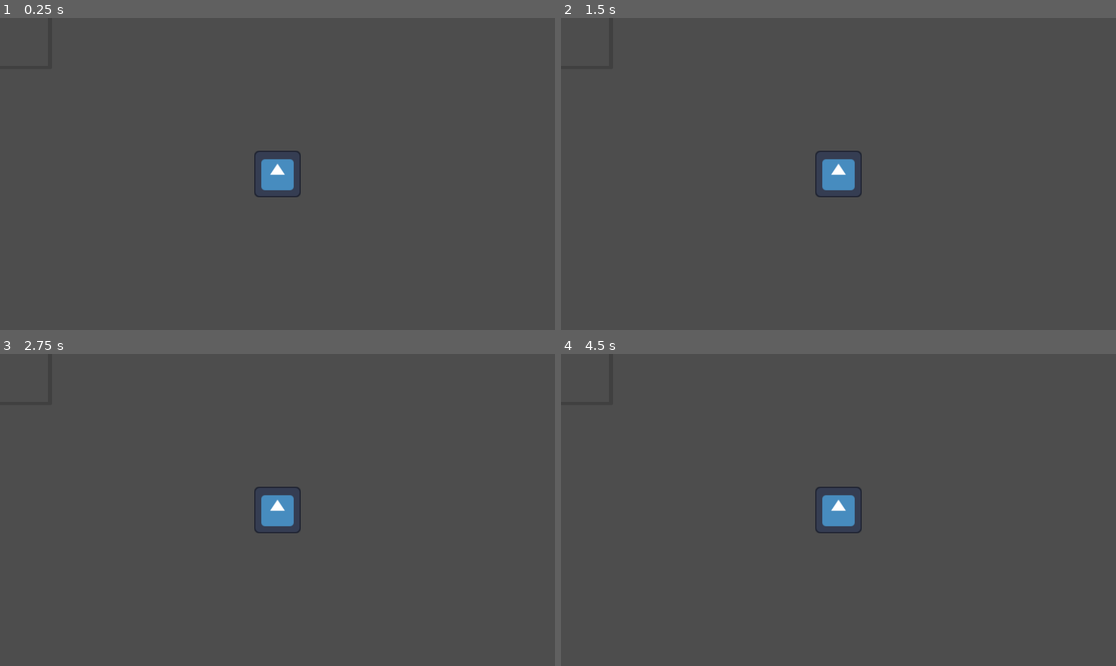
Above: before the commit, frames 1-4 (two rows, left to right).
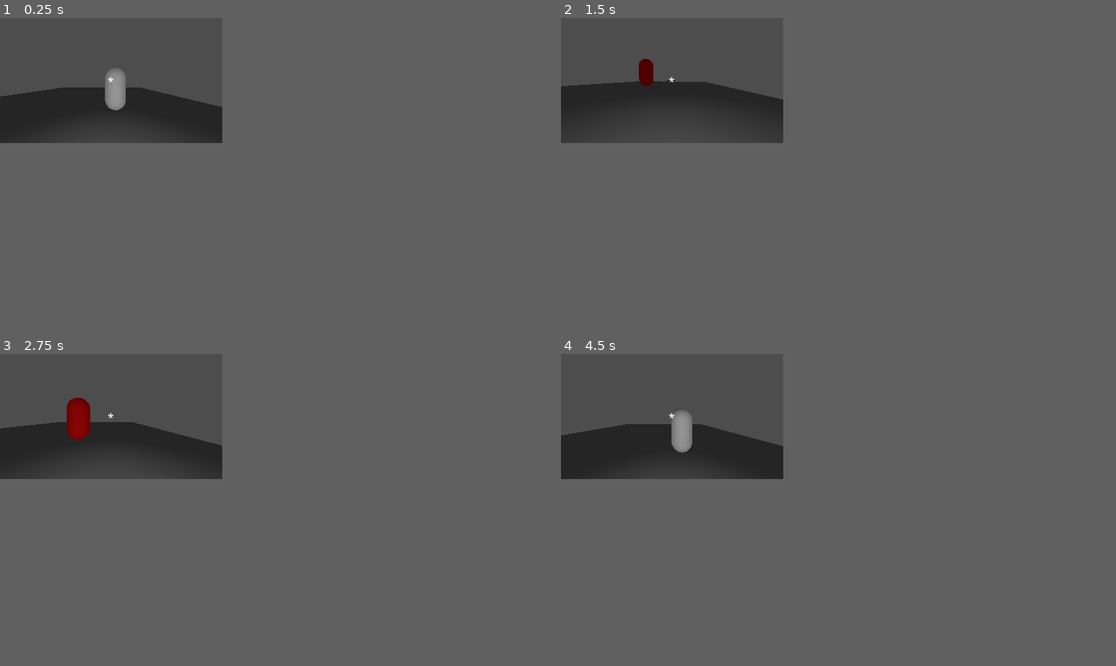
Above: after the commit, the same moments.

Repository: influenza-dotcom/3D-RPG
Game: Godot game, scene res://game.tscn
Same seed, same stepped clock (60 frames per second), same inputs: the game is played once before the commit and once after it. Before the commit the project starts from res://test.tscn. The engine's default icon, where the game draws it, is replaced by a stand-in: a white triangle on a blue panel in a dark square.
Inputs (mouse positions are in pixels of both pictures, inside the frame that each line leads up to):
- Up to frame 1 (0.25 s): no input
- Up to frame 2 (1.5 s): move the mouse to (960, 158) at 0.52 s; press the mouse at (960, 158) at 0.53 s; hold D (right, bound only after the commit) 0.53-1.28 s; tap End (ui_end) at 0.6 s; tap Space (jump, bound only after the commit) at 0.77, 1.07 s; move the mouse to (727, 189) at 1.27 s; release the mouse at (727, 189) at 1.28 s; hold S (backward, bound only after the commit) from 1.28 s (still down); click (727, 189) at 1.35 s
- Up to frame 3 (2.75 s): tap Space (jump, bound only after the commit) at 1.52, 1.55, 1.82, 2.1 s; move the mouse to (333, 441) at 2.02 s; release S (backward, bound only after the commit) at 2.03 s; hold D (right, bound only after the commit) from 2.03 s (still down); tap End (ui_end) at 2.3 s
- Up to frame 4 (4.5 s): move the mouse to (810, 572) at 2.77 s; release D (right, bound only after the commit) at 2.78 s; hold W (forward, bound only after the commit) 2.78-3.53 s; tap End (ui_end) at 2.85, 4.35 s; tap Space (jump, bound only after the commit) at 3.02, 3.32, 3.77, 3.8, 4.07 s; click (810, 572) at 3.05 s; move the mouse to (1005, 556) at 3.52 s; press the mouse at (1005, 556) at 3.53 s; hold A (left, bound only after the commit) from 3.53 s (still down); move the mouse to (672, 463) at 4.27 s; release the mouse at (672, 463) at 4.28 s
In our replay, the window is 799x449 before the commit and 320x180 after it. These sizes can differ from the game's own. Grey fills any space a smaller window leaves; there, only what the larger window draws over its background counts as a difference.

The runs differ from the first frame. In frame 1, 6.3% of the frame differs, in the area x 0-55%, y 16-58%; in frame 2, 5.1%; in frame 3, 5.8%; in frame 4, 6.5%, in the area x 0-55%, y 18-58%.

Commit message:
fpscontroller

Diff:
--- /dev/null
+++ b/Character.tscn
@@ -0,0 +1,6 @@
+[gd_scene format=3 uid="uid://d2ws0yosbfcyf"]
+
+[ext_resource type="Script" uid="uid://cuu5lm5g6s8lo" path="res://character.gd" id="1_oolk3"]
+
+[node name="Character" type="CharacterBody3D" unique_id=746534847]
+script = ExtResource("1_oolk3")
--- /dev/null
+++ b/Level.tscn
@@ -0,0 +1,38 @@
+[gd_scene format=3 uid="uid://cpn8qmhr8lpur"]
+
+[ext_resource type="PackedScene" uid="uid://u4d1weoodfyl" path="res://Player.tscn" id="1_bexhn"]
+[ext_resource type="PackedScene" uid="uid://c733c8r3f3cqi" path="res://enemy.tscn" id="2_t7iv1"]
+
+[sub_resource type="WorldBoundaryShape3D" id="WorldBoundaryShape3D_5xgho"]
+
+[sub_resource type="PlaneMesh" id="PlaneMesh_u52ul"]
+size = Vector2(20, 20)
+
+[sub_resource type="BoxMesh" id="BoxMesh_bexhn"]
+
+[sub_resource type="Environment" id="Environment_t7iv1"]
+
+[node name="Level" type="Node3D" unique_id=1728955352]
+
+[node name="StaticBody3D" type="StaticBody3D" parent="." unique_id=1054070802]
+collision_layer = 2
+
+[node name="CollisionShape3D" type="CollisionShape3D" parent="StaticBody3D" unique_id=927007893]
+shape = SubResource("WorldBoundaryShape3D_5xgho")
+
+[node name="MeshInstance3D" type="MeshInstance3D" parent="." unique_id=1572770902]
+layers = 2
+mesh = SubResource("PlaneMesh_u52ul")
+
+[node name="MeshInstance3D" type="MeshInstance3D" parent="MeshInstance3D" unique_id=953596688]
+transform = Transform3D(0.94968677, -0.22799963, -0.21473533, 0.23344538, 0.9723699, 0, 0.20880218, -0.05012897, 0.9766723, 3.3485107, 0.21663046, -0.2338624)
+mesh = SubResource("BoxMesh_bexhn")
+
+[node name="Player" parent="." unique_id=1004389063 instance=ExtResource("1_bexhn")]
+transform = Transform3D(1, 0, 0, 0, 1, 0, 0, 0, 1, 2.4656072, 2.0878973, 6.608121)
+
+[node name="WorldEnvironment" type="WorldEnvironment" parent="." unique_id=344457251]
+environment = SubResource("Environment_t7iv1")
+
+[node name="Enemy" parent="." unique_id=1904915421 instance=ExtResource("2_t7iv1")]
+transform = Transform3D(1, 0, 0, 0, 1, 0, 0, 0, 1, 2.6711369, 1.4112024, 3.5625772)
--- /dev/null
+++ b/Player.tscn
@@ -0,0 +1,54 @@
+[gd_scene format=3 uid="uid://u4d1weoodfyl"]
+
+[ext_resource type="Script" uid="uid://casooqe01qj65" path="res://player.gd" id="1_xhfnw"]
+[ext_resource type="Script" uid="uid://k7w54ftj4cv6" path="res://attack.gd" id="2_e80uo"]
+[ext_resource type="Script" uid="uid://s33f6uge5lrq" path="res://mouse_input.gd" id="2_kpjcp"]
+[ext_resource type="Script" uid="uid://dai27h6juqwq4" path="res://inventory.gd" id="2_tdg3f"]
+[ext_resource type="Resource" uid="uid://1hb6seg5fr6s" path="res://pistol.tres" id="3_dtqjt"]
+[ext_resource type="Script" uid="uid://c4kxwn8enjkw" path="res://head.gd" id="3_kne1u"]
+[ext_resource type="Script" uid="uid://6rkb0tvvxd15" path="res://projectile_spawner.gd" id="5_cxr5p"]
+[ext_resource type="Script" uid="uid://24ipue4s7tg2" path="res://player_debug.gd" id="8_5ncpa"]
+
+[sub_resource type="CapsuleShape3D" id="CapsuleShape3D_mf4mk"]
+
+[node name="Player" type="CharacterBody3D" unique_id=1004389063]
+collision_mask = 2
+script = ExtResource("1_xhfnw")
+
+[node name="Inventory" type="Node3D" parent="." unique_id=1356118778]
+script = ExtResource("2_tdg3f")
+equipped_weapon = ExtResource("3_dtqjt")
+
+[node name="CollisionShape3D" type="CollisionShape3D" parent="." unique_id=67716590]
+shape = SubResource("CapsuleShape3D_mf4mk")
+
+[node name="Attack" type="Node3D" parent="." unique_id=2055883099 node_paths=PackedStringArray("muzzle")]
+script = ExtResource("2_e80uo")
+muzzle = NodePath("../Head/Muzzle")
+
+[node name="MouseInput" type="Node3D" parent="." unique_id=341331582]
+script = ExtResource("2_kpjcp")
+
+[node name="Head" type="Node3D" parent="." unique_id=1021047482]
+script = ExtResource("3_kne1u")
+
+[node name="Camera3D" type="Camera3D" parent="Head" unique_id=466122816]
+current = true
+fov = 90.0
+
+[node name="OmniLight3D" type="OmniLight3D" parent="Head/Camera3D" unique_id=873113548]
+transform = Transform3D(1, 0, 0, 0, 1, 0, 0, 0, 1, 0, -0.56095266, 0.62729067)
+
+[node name="Muzzle" type="Marker3D" parent="Head" unique_id=2078084539]
+transform = Transform3D(1, 0, 0, 0, 1, 0, 0, 0, 1, 0.3, -0.2, -0.5)
+
+[node name="ProjectileSpawner" type="Node3D" parent="." unique_id=518438632]
+script = ExtResource("5_cxr5p")
+
+[node name="PlayerDebug" type="Node3D" parent="." unique_id=1249552217]
+script = ExtResource("8_5ncpa")
+
+[connection signal="spawn_projectile" from="Attack" to="ProjectileSpawner" method="spawn_projectile"]
+[connection signal="attack" from="MouseInput" to="Attack" method="_on_mouse_input_attack"]
+[connection signal="rotate" from="MouseInput" to="." method="_on_mouse_input_rotate"]
+[connection signal="rotate" from="MouseInput" to="Head" method="_on_mouse_input_rotate"]
--- /dev/null
+++ b/Projectile.tscn
@@ -0,0 +1,35 @@
+[gd_scene format=3 uid="uid://bfshtxa6mrb75"]
+
+[ext_resource type="Script" uid="uid://b0lsts6f545k2" path="res://projectile.gd" id="1_a85iw"]
+
+[sub_resource type="SphereMesh" id="SphereMesh_akgne"]
+radius = 0.05
+height = 0.1
+
+[sub_resource type="StandardMaterial3D" id="StandardMaterial3D_t7eop"]
+transparency = 1
+cull_mode = 1
+no_depth_test = true
+emission_enabled = true
+emission = Color(1, 0.7294118, 0, 1)
+emission_energy_multiplier = 16.0
+subsurf_scatter_enabled = true
+
+[sub_resource type="SphereShape3D" id="SphereShape3D_a85iw"]
+radius = 0.05
+
+[node name="Projectile" type="RigidBody3D" unique_id=2067444128]
+collision_mask = 2
+contact_monitor = true
+max_contacts_reported = 1
+script = ExtResource("1_a85iw")
+
+[node name="MeshInstance3D" type="MeshInstance3D" parent="." unique_id=1548973859]
+transform = Transform3D(0.01, 0, 0, 0, 0.01, 0, 0, 0, 6, 0, 0, 0.44855142)
+mesh = SubResource("SphereMesh_akgne")
+surface_material_override/0 = SubResource("StandardMaterial3D_t7eop")
+
+[node name="CollisionShape3D" type="CollisionShape3D" parent="." unique_id=2107624848]
+shape = SubResource("SphereShape3D_a85iw")
+
+[connection signal="body_entered" from="." to="." method="_on_body_entered"]
--- /dev/null
+++ b/attack.gd
@@ -0,0 +1,46 @@
+extends Node3D
+
+signal spawn_projectile(_from, _direction, _visual_only: bool)
+
+@export var muzzle: Node3D
+
+var current_weapon: Weapon
+
+var inventory: Node3D
+
+func get_inventory():
+	inventory = get_parent().get_node("Inventory")
+	inventory.weapon_changed.connect(_on_weapon_changed)
+	current_weapon = inventory.equipped_weapon
+
+
+func _ready() -> void:
+	get_inventory()
+	print("current weapon: ", current_weapon)
+
+func _on_weapon_changed(_weapon: Weapon):
+	current_weapon = _weapon
+
+func _on_mouse_input_attack(_camera: Camera3D) -> void:
+	if not current_weapon:
+		return
+
+	var _space_state = get_world_3d().direct_space_state
+	var _center = get_viewport().get_visible_rect().size / 2.0
+	var _from = _camera.project_ray_origin(_center)
+	var _direction = -_camera.global_transform.basis.z
+	var _to = _from + _direction * current_weapon.effective_range
+
+	var _query = PhysicsRayQueryParameters3D.create(_from, _to)
+	_query.exclude = [get_parent()]
+	var _result = _space_state.intersect_ray(_query)
+
+	var _spawn_point = muzzle.global_position if muzzle else _from
+
+	if _result:
+		print("Hit: ", _result.collider.name)
+		if _result.collider.has_method("take_damage"):
+			_result.collider.take_damage(current_weapon.damage)
+			spawn_projectile.emit(_spawn_point, _direction, true)
+	else:
+		spawn_projectile.emit(_spawn_point, _direction, false)
--- /dev/null
+++ b/character.gd
@@ -0,0 +1,25 @@
+class_name Character
+extends CharacterBody3D
+
+signal damaged(current_hp: float, max_hp: float)
+signal died()
+
+@export var max_hp: int = 10
+var hp: int
+
+func _ready():
+	hp = max_hp
+
+func take_damage(_amount: int):
+	hp -= _amount
+	damaged.emit(hp, max_hp)
+	if hp <= 0.0:
+		die()
+
+func die():
+	died.emit()
+	queue_free()
+
+func heal(_amount: int):
+	hp = min(hp + _amount, max_hp)
+	damaged.emit(hp, max_hp)
--- /dev/null
+++ b/enemy.tscn
@@ -0,0 +1,27 @@
+[gd_scene format=3 uid="uid://c733c8r3f3cqi"]
+
+[ext_resource type="Script" uid="uid://cuu5lm5g6s8lo" path="res://character.gd" id="1_7k104"]
+[ext_resource type="Script" uid="uid://187xjjfs6hkr" path="res://flash.gd" id="2_4gyqm"]
+
+[sub_resource type="CapsuleShape3D" id="CapsuleShape3D_4gyqm"]
+
+[sub_resource type="StandardMaterial3D" id="StandardMaterial3D_4gyqm"]
+
+[sub_resource type="CapsuleMesh" id="CapsuleMesh_7k104"]
+material = SubResource("StandardMaterial3D_4gyqm")
+
+[node name="Enemy" type="CharacterBody3D" unique_id=1904915421]
+collision_layer = 2
+script = ExtResource("1_7k104")
+metadata/_custom_type_script = "uid://cuu5lm5g6s8lo"
+
+[node name="CollisionShape3D" type="CollisionShape3D" parent="." unique_id=1547146335]
+shape = SubResource("CapsuleShape3D_4gyqm")
+
+[node name="Mesh" type="MeshInstance3D" parent="." unique_id=195095158]
+mesh = SubResource("CapsuleMesh_7k104")
+
+[node name="Flash" type="Node3D" parent="." unique_id=1223745730]
+script = ExtResource("2_4gyqm")
+
+[connection signal="damaged" from="." to="Flash" method="_on_enemy_damaged"]
--- /dev/null
+++ b/flash.gd
@@ -0,0 +1,14 @@
+extends Node3D
+
+@onready var mesh: MeshInstance3D = $"../Mesh"
+
+func _on_enemy_damaged(_current_hp: float, _max_hp: float) -> void:
+	flash()
+
+func flash():
+	var mat = mesh.get_active_material(0)
+	if not mat:
+		return
+	mat.albedo_color = Color.RED
+	await get_tree().create_timer(0.1).timeout
+	mat.albedo_color = Color.WHITE
--- /dev/null
+++ b/game.tscn
@@ -0,0 +1,25 @@
+[gd_scene format=3 uid="uid://bqyixxjj6vjpr"]
+
+[ext_resource type="PackedScene" uid="uid://cpn8qmhr8lpur" path="res://Level.tscn" id="1_80nbo"]
+
+[node name="Game" type="Node3D" unique_id=306039976]
+
+[node name="UI" type="CanvasLayer" parent="." unique_id=1065244131]
+
+[node name="Crosshair" type="Label" parent="UI" unique_id=1475178663]
+anchors_preset = 8
+anchor_left = 0.5
+anchor_top = 0.5
+anchor_right = 0.5
+anchor_bottom = 0.5
+offset_left = -20.0
+offset_top = -11.5
+offset_right = 20.0
+offset_bottom = 11.5
+grow_horizontal = 2
+grow_vertical = 2
+text = "*"
+horizontal_alignment = 1
+vertical_alignment = 1
+
+[node name="Level" parent="." unique_id=1728955352 instance=ExtResource("1_80nbo")]
--- /dev/null
+++ b/head.gd
@@ -0,0 +1,5 @@
+extends Node3D
+
+func _on_mouse_input_rotate(_amt: Vector2) -> void:
+	rotate_x(_amt.x)
+	rotation.x = clamp(rotation.x, deg_to_rad(-89), deg_to_rad(89))
--- /dev/null
+++ b/inventory.gd
@@ -0,0 +1,9 @@
+extends Node
+
+signal weapon_changed(_weapon: Weapon)
+
+@export var equipped_weapon: Weapon
+
+func equip(_weapon: Weapon):
+	equipped_weapon = _weapon
+	weapon_changed.emit(_weapon)
--- /dev/null
+++ b/mouse_input.gd
@@ -0,0 +1,18 @@
+extends Node3D
+
+signal rotate(_amt: Vector2)
+signal attack(_camera: Camera3D)
+
+var mouse_sensitivity = 0.002
+
+func _ready() -> void:
+	Input.mouse_mode = Input.MOUSE_MODE_CAPTURED
+
+func _unhandled_input(event: InputEvent) -> void:
+	if event is InputEventMouseMotion and Input.mouse_mode == Input.MOUSE_MODE_CAPTURED:
+		var _rotation_amount: Vector2 = Vector2(-event.relative.y * mouse_sensitivity, -event.relative.x * mouse_sensitivity)
+		rotate.emit(_rotation_amount)
+
+	if event.is_action_pressed("Attack"):
+		var _camera: Camera3D = get_viewport().get_camera_3d()
+		attack.emit(_camera)
--- /dev/null
+++ b/pistol.tres
@@ -0,0 +1,10 @@
+[gd_resource type="Resource" script_class="Weapon" format=3 uid="uid://1hb6seg5fr6s"]
+
+[ext_resource type="PackedScene" uid="uid://bfshtxa6mrb75" path="res://projectile.tscn" id="1_52pn7"]
+[ext_resource type="Script" uid="uid://b1hemngkjap38" path="res://weapon.gd" id="2_3x4rh"]
+
+[resource]
+script = ExtResource("2_3x4rh")
+effective_range = 10.0
+damage = 2.0
+projectile_scene = ExtResource("1_52pn7")
--- /dev/null
+++ b/player.gd
@@ -0,0 +1,26 @@
+extends Character
+
+const SPEED = 5.0
+const JUMP_VELOCITY = 4.5
+
+func _physics_process(delta: float) -> void:
+	if !is_on_floor():
+		velocity += get_gravity() * delta
+
+	if Input.is_action_just_pressed("jump") and is_on_floor():
+		velocity.y = JUMP_VELOCITY
+
+	var input_dir := Input.get_vector("left", "right", "forward", "backward")
+	var direction := (transform.basis * Vector3(input_dir.x, 0.0, input_dir.y)).normalized()
+
+	if direction:
+		velocity.x = direction.x * SPEED
+		velocity.z = direction.z * SPEED
+	else:
+		velocity.x = move_toward(velocity.x, 0.0, SPEED)
+		velocity.z = move_toward(velocity.z, 0.0, SPEED)
+
+	move_and_slide()
+
+func _on_mouse_input_rotate(_amt: Vector2) -> void:
+	rotate_y(_amt.y)
--- /dev/null
+++ b/player_debug.gd
@@ -0,0 +1,8 @@
+extends Node3D
+
+func _unhandled_input(event: InputEvent) -> void:
+	if event.is_action("ui_end"):
+		reset()
+
+func reset():
+	get_tree().reload_current_scene()
--- a/project.godot
+++ b/project.godot
@@ -11,9 +11,63 @@
 [application]
 
 config/name="RPG"
-run/main_scene="res://test.tscn"
+run/main_scene="uid://bqyixxjj6vjpr"
 config/features=PackedStringArray("4.6", "Forward Plus")
 config/icon="res://icon.svg"
+
+[autoload]
+
+ProjectileManager="*uid://tnca040vvts7"
+
+[debug]
+
+shader_language/warnings/treat_warnings_as_errors=true
+
+[display]
+
+window/size/viewport_width=320
+window/size/viewport_height=180
+window/size/mode=4
+window/size/resizable=false
+window/size/borderless=true
+window/size/no_focus=true
+window/size/minimize_disabled=true
+window/size/maximize_disabled=true
+window/subwindows/embed_subwindows=false
+window/stretch/scale_mode="integer"
+
+[input]
+
+Attack={
+"deadzone": 0.2,
+"events": [Object(InputEventMouseButton,"resource_local_to_scene":false,"resource_name":"","device":-1,"window_id":0,"alt_pressed":false,"shift_pressed":false,"ctrl_pressed":false,"meta_pressed":false,"button_mask":0,"position":Vector2(0, 0),"global_position":Vector2(0, 0),"factor":1.0,"button_index":1,"canceled":false,"pressed":false,"double_click":false,"script":null)
+]
+}
+left={
+"deadzone": 0.2,
+"events": [Object(InputEventKey,"resource_local_to_scene":false,"resource_name":"","device":-1,"window_id":0,"alt_pressed":false,"shift_pressed":false,"ctrl_pressed":false,"meta_pressed":false,"pressed":false,"keycode":0,"physical_keycode":65,"key_label":0,"unicode":97,"location":0,"echo":false,"script":null)
+]
+}
+right={
+"deadzone": 0.2,
+"events": [Object(InputEventKey,"resource_local_to_scene":false,"resource_name":"","device":-1,"window_id":0,"alt_pressed":false,"shift_pressed":false,"ctrl_pressed":false,"meta_pressed":false,"pressed":false,"keycode":0,"physical_keycode":68,"key_label":0,"unicode":100,"location":0,"echo":false,"script":null)
+]
+}
+forward={
+"deadzone": 0.2,
+"events": [Object(InputEventKey,"resource_local_to_scene":false,"resource_name":"","device":-1,"window_id":0,"alt_pressed":false,"shift_pressed":false,"ctrl_pressed":false,"meta_pressed":false,"pressed":false,"keycode":0,"physical_keycode":87,"key_label":0,"unicode":119,"location":0,"echo":false,"script":null)
+]
+}
+backward={
+"deadzone": 0.2,
+"events": [Object(InputEventKey,"resource_local_to_scene":false,"resource_name":"","device":-1,"window_id":0,"alt_pressed":false,"shift_pressed":false,"ctrl_pressed":false,"meta_pressed":false,"pressed":false,"keycode":0,"physical_keycode":83,"key_label":0,"unicode":115,"location":0,"echo":false,"script":null)
+]
+}
+jump={
+"deadzone": 0.2,
+"events": [Object(InputEventKey,"resource_local_to_scene":false,"resource_name":"","device":-1,"window_id":0,"alt_pressed":false,"shift_pressed":false,"ctrl_pressed":false,"meta_pressed":false,"pressed":false,"keycode":0,"physical_keycode":32,"key_label":0,"unicode":32,"location":0,"echo":false,"script":null)
+]
+}
 
 [physics]
 
--- /dev/null
+++ b/projectile.gd
@@ -0,0 +1,24 @@
+extends RigidBody3D
+
+var direction: Vector3 = Vector3.FORWARD
+var speed: float = 8.00
+var damage: float = 2.50
+var life_time: float = 10.0
+
+var visual_only: bool = false
+
+func _ready() -> void:
+	linear_velocity = direction * speed
+	if direction != Vector3.ZERO:
+		look_at(global_position + direction, Vector3.UP)
+	await get_tree().create_timer(life_time).timeout
+	if is_inside_tree():
+		queue_free()
+
+func _on_body_entered(body):
+	if visual_only:
+		queue_free()
+		return
+	if body.has_method("take_damage"):
+		body.take_damage(damage)
+	queue_free()
--- /dev/null
+++ b/projectile_manager.gd
@@ -0,0 +1,4 @@
+extends Node
+
+func spawn():
+	pass
--- /dev/null
+++ b/projectile_spawner.gd
@@ -0,0 +1,28 @@
+extends Node3D
+
+var projectile_scene = preload("res://Projectile.tscn")
+@onready var muzzle: Marker3D = $"../Head/Muzzle"
+
+var current_weapon: Weapon
+
+func _ready():
+	var inventory = get_parent().get_node("Inventory")
+	inventory.weapon_changed.connect(_on_weapon_changed)
+	current_weapon = inventory.equipped_weapon
+
+func _on_weapon_changed(_weapon: Weapon):
+	current_weapon = _weapon
+
+func spawn_projectile(_from: Vector3, _direction: Vector3, _visual_only: bool):
+	if not current_weapon or not current_weapon.projectile_scene:
+		return
+
+
+	var _bullet = projectile_scene.instantiate()
+	_bullet.direction = _direction
+	_bullet.damage = current_weapon.damage
+	_bullet.life_time = current_weapon.projectile_life_time
+	_bullet.speed = current_weapon.projectile_speed
+	_bullet.visual_only = _visual_only
+	get_tree().root.add_child(_bullet)
+	_bullet.global_position = _from
--- a/test.tscn
+++ /dev/null
@@ -1,16 +0,0 @@
-[gd_scene format=3 uid="uid://u4d1weoodfyl"]
-
-[ext_resource type="Texture2D" uid="uid://c2toy2ejc52at" path="res://icon.svg" id="1_37kl0"]
-
-[node name="Node3D" type="Node3D" unique_id=1174925991]
-
-[node name="Camera3D" type="Camera3D" parent="." unique_id=2018743729]
-transform = Transform3D(1, 0, 0, 0, 1, 0, 0, 0, 1, 0, 0, -1.4575205)
-
-[node name="Sprite3D" type="Sprite3D" parent="." unique_id=140699378]
-transform = Transform3D(1, 0, 0, 0, 1, 0, 0, 0, 1, 0, 0, -1.5127172)
-pixel_size = 0.0001
-texture = ExtResource("1_37kl0")
-
-[node name="Window" type="Window" parent="." unique_id=874796984]
-oversampling_override = 1.0
--- /dev/null
+++ b/weapon.gd
@@ -0,0 +1,8 @@
+class_name Weapon
+extends Resource
+
+@export var effective_range: float = 20.0
+@export var damage: float = .250
+@export var projectile_scene: PackedScene
+@export var projectile_life_time: float = 10.0
+@export var projectile_speed: float = 80.0
Not shown, added: attack.gd.uid
Not shown, added: character.gd.uid
Not shown, added: flash.gd.uid
Not shown, added: head.gd.uid
Not shown, added: inventory.gd.uid
Not shown, added: mouse_input.gd.uid
Not shown, added: player.gd.uid
Not shown, added: player_debug.gd.uid
Not shown, added: projectile.gd.uid
Not shown, added: projectile_manager.gd.uid
Not shown, added: projectile_spawner.gd.uid
Not shown, added: weapon.gd.uid
